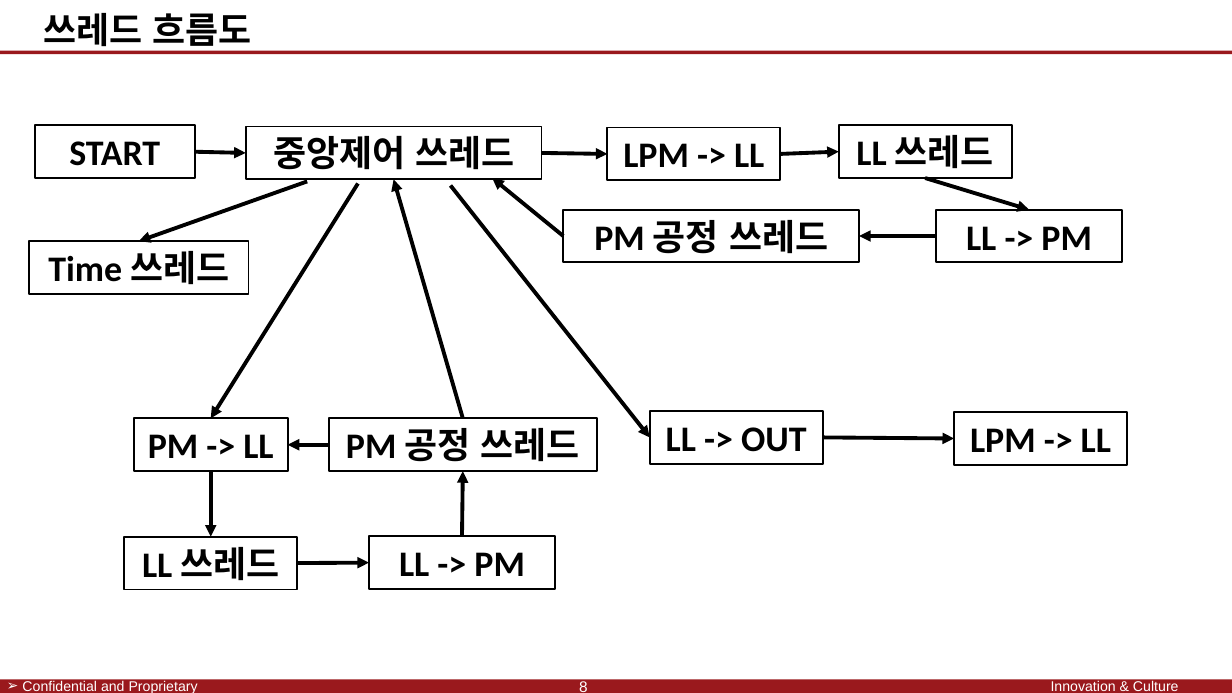
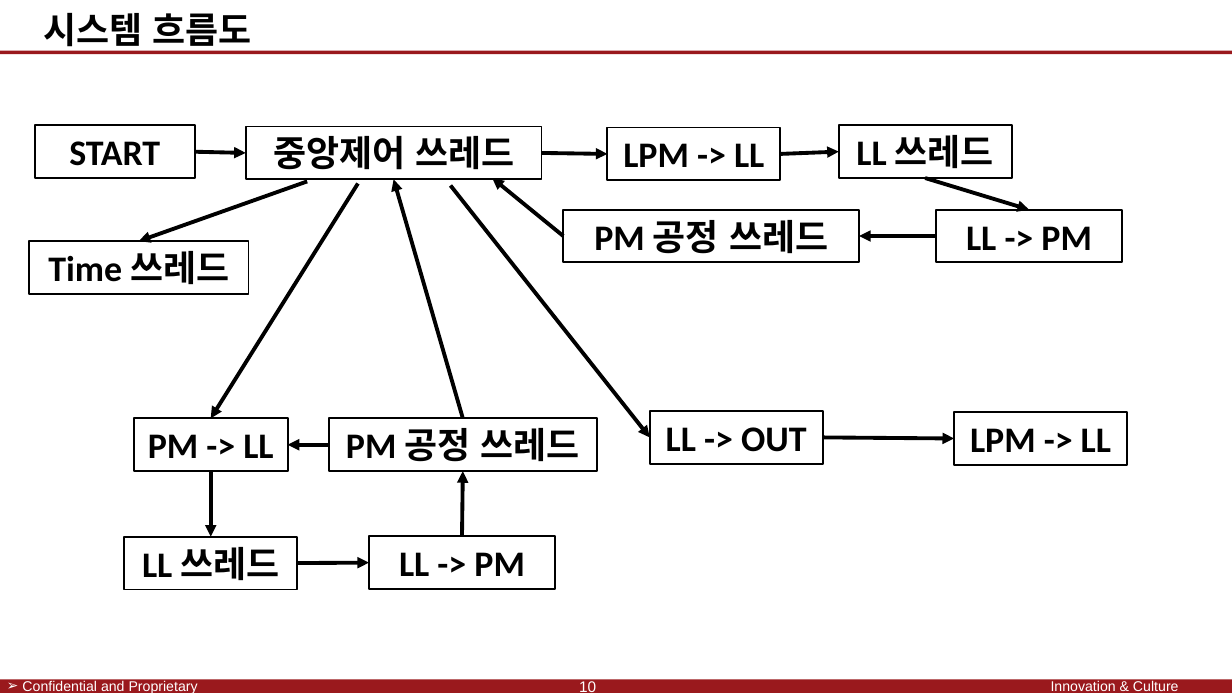
Before and after one commit to SaintSeong/JusungProject, a slide deck: slide 10 of A조 발표.pptx (slide 8 before the commit). Drawn at 1232x693 pixels with LibreOffice and Linux fonts; fonts in the diff are those of the drawing; background and template pictures are left out. Boxes give left, top, right and bottom in pixels: in the first picture for what was removed or moved away, otherwise in the second. Text is boxed around its words. In the diff, an @@ line names an element or a change of style, - is before the commit and + after.

```diff
--- a/A조 발표.pptx
+++ b/A조 발표.pptx
@@ text at [44, 13, 252, 53]: text changed @@
-쓰레드 흐름도
+시스템 흐름도
@@ page number at [579, 681, 596, 692]: text changed @@
-8
+10
```
Also in this commit, not shown: 2 other slides changed, 6 slides added, 1 other file.
